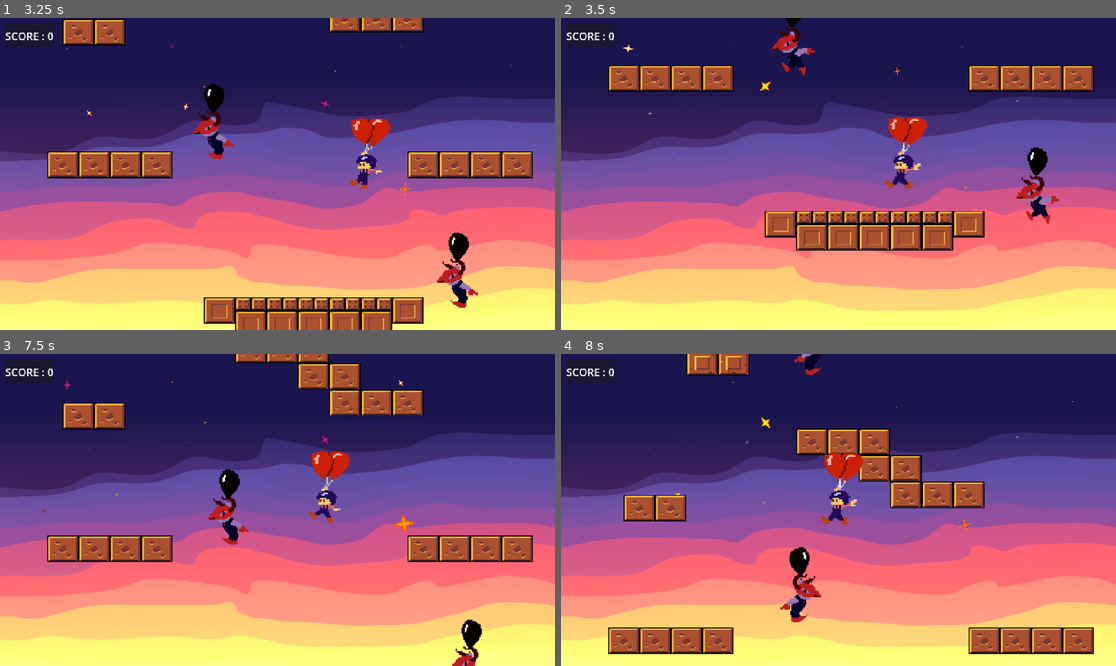
Above: before the commit, frames 1-4 (two rows, left to right).
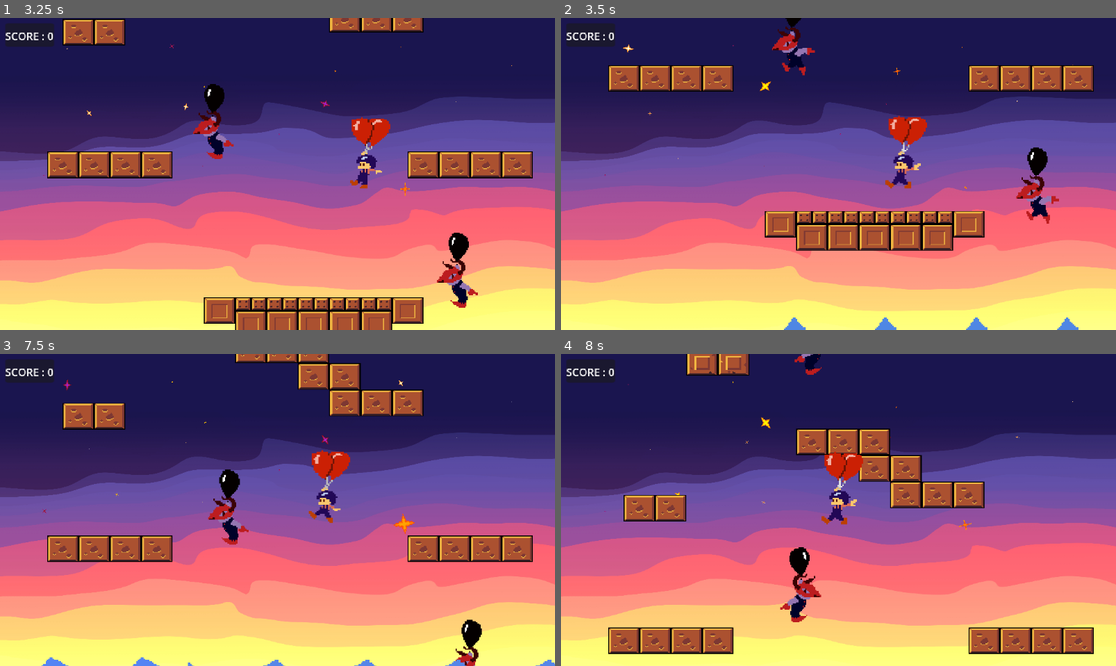
Above: after the commit, the same moments.

Repository: ifrit653/ballon-warrior
Game: Godot game, scene res://Scenes/main menu/main_menu.tscn
Same seed, same stepped clock (60 frames per second), same inputs: the game is played once before the commit and once after it.
Inputs:
- Up to frame 1 (3.25 s): click "Start game" at 0.5 s; tap Enter (ui_accept) at 1.25, 1.52, 1.82, 2.27, 2.57 s; hold Right (ui_right) 1.28-2.78 s; hold Left (ui_left) from 2.78 s (still down)
- Up to frame 2 (3.5 s): keep holding Left (ui_left)
- Up to frame 3 (7.5 s): release Left (ui_left) at 3.53 s; hold Right (ui_right) 3.53-5.03 s; tap Enter (ui_accept) at 3.77, 4.07, 4.52, 4.82, 5.27, 5.57, 6.77, 7.07 s; hold Left (ui_left) 5.03-5.78 s; hold Right (ui_right) 5.78-6.53 s; hold Left (ui_left) from 6.53 s (still down)
- Up to frame 4 (8 s): keep holding Left (ui_left); tap Enter (ui_accept) at 7.52, 7.82 s

Frame 1 is identical in both runs. In frame 2, 0.4% of the frame differs, in the area x 40-94%, y 95-100%; in frame 3, 0.3%; in frame 4, nothing differs.

Commit message:
add water level rising and game over screen

Diff:
--- /dev/null
+++ b/Assets/purple platform.tres
@@ -0,0 +1,6 @@
+[gd_resource type="TileSet" format=3 uid="uid://cfq83irs210i4"]
+
+[resource]
+resource_local_to_scene = true
+physics_layer_0/collision_layer = 1
+terrain_set_0/mode = 0
--- a/Scenes/killzone.tscn
+++ b/Scenes/killzone.tscn
@@ -1,6 +1,8 @@
-[gd_scene load_steps=2 format=3 uid="uid://c7paumlswgor8"]
+[gd_scene load_steps=4 format=3 uid="uid://c7paumlswgor8"]
 
 [ext_resource type="Script" uid="uid://brg1uq74xm2yq" path="res://Scripts/killzone.gd" id="1_jvagm"]
+[ext_resource type="FontFile" uid="uid://c1685htq57nnf" path="res://Assets/Tiles_pack/GomePixel-Rounded.otf" id="2_ca4vh"]
+[ext_resource type="Script" uid="uid://dcggy6ahg2gte" path="res://Scripts/game over.gd" id="3_on6up"]
 
 [node name="killzone" type="Area2D"]
 script = ExtResource("1_jvagm")
@@ -9,5 +11,24 @@
 wait_time = 0.6
 one_shot = true
 
+[node name="Label" type="Label" parent="."]
+anchors_preset = 8
+anchor_left = 0.5
+anchor_top = 0.5
+anchor_right = 0.5
+anchor_bottom = 0.5
+offset_left = 269.0
+offset_top = 944.0
+offset_right = 799.0
+offset_bottom = 1044.0
+grow_horizontal = 2
+grow_vertical = 2
+theme_override_fonts/font = ExtResource("2_ca4vh")
+theme_override_font_sizes/font_size = 100
+text = "GAME OVER"
+horizontal_alignment = 1
+vertical_alignment = 1
+script = ExtResource("3_on6up")
+
 [connection signal="body_entered" from="." to="." method="_on_body_entered"]
 [connection signal="timeout" from="Timer" to="." method="_on_timer_timeout"]
--- a/Scenes/main_test.tscn
+++ b/Scenes/main_test.tscn
@@ -13,6 +13,7 @@
 [ext_resource type="PackedScene" uid="uid://bbw5n435b4tgq" path="res://Scenes/enemy.tscn" id="9_lfr2x"]
 [ext_resource type="PackedScene" uid="uid://inwnui858at5" path="res://Scenes/berserker_enemy.tscn" id="11_0xk2i"]
 [ext_resource type="Script" uid="uid://b7segp33qinbl" path="res://Scenes/berserker_enemy.gd" id="12_hinp3"]
+[ext_resource type="PackedScene" uid="uid://cdqo7wmuqiw75" path="res://Scenes/vagues.tscn" id="14_hinp3"]
 
 [sub_resource type="AtlasTexture" id="AtlasTexture_dpebp"]
 atlas = ExtResource("2_mx8ng")
@@ -78,7 +79,6 @@
 
 [node name="star7" type="AnimatedSprite2D" parent="CanvasLayer/Node"]
 position = Vector2(675, 179)
-scale = Vector2(1, 1)
 sprite_frames = SubResource("SpriteFrames_1klhd")
 autoplay = "default"
 frame_progress = 0.495909
@@ -241,16 +241,6 @@
 limit_bottom = 830
 limit_smoothed = true
 script = ExtResource("3_mx8ng")
-
-[node name="killzone" parent="." instance=ExtResource("5_0xk2i")]
-
-[node name="CollisionShape2D" type="CollisionShape2D" parent="killzone"]
-position = Vector2(506, 980)
-shape = SubResource("WorldBoundaryShape2D_21xkr")
-
-[node name="AudioStreamPlayer" type="AudioStreamPlayer" parent="killzone"]
-stream = ExtResource("6_hinp3")
-autoplay = true
 
 [node name="Game Manager" type="Node" parent="."]
 unique_name_in_owner = true
@@ -280,6 +270,19 @@
 horizontal_alignment = 1
 vertical_alignment = 1
 
+[node name="Vagues" parent="." instance=ExtResource("14_hinp3")]
+z_index = 3
+position = Vector2(-164, 866)
+scale = Vector2(2.95049, 2.80738)
+
+[node name="killzone" parent="Vagues" instance=ExtResource("5_0xk2i")]
+position = Vector2(55.584, -308.473)
+scale = Vector2(0.338927, 0.356204)
+
+[node name="CollisionShape2D" type="CollisionShape2D" parent="Vagues/killzone"]
+position = Vector2(506, 980)
+shape = SubResource("WorldBoundaryShape2D_21xkr")
+
 [node name="Platforms" type="Node2D" parent="."]
 
 [node name="Node2D" parent="Platforms" instance=ExtResource("11_0xk2i")]
--- /dev/null
+++ b/Scenes/vague_solo.tscn
@@ -0,0 +1,37 @@
+[gd_scene load_steps=6 format=3 uid="uid://1awl6p8b25v1"]
+
+[ext_resource type="Texture2D" uid="uid://ceg3he43x2vgc" path="res://Assets/Tiles_pack/vagues01.png" id="1_ax7ul"]
+[ext_resource type="Texture2D" uid="uid://dmyhbrrxgy12w" path="res://Assets/Tiles_pack/vagues03.png" id="2_6vcfj"]
+[ext_resource type="Texture2D" uid="uid://db87v0mxpep3t" path="res://Assets/Tiles_pack/vagues05.png" id="3_sve0l"]
+[ext_resource type="Texture2D" uid="uid://ddw3clacvasbe" path="res://Assets/Tiles_pack/vagues07.png" id="4_2kijb"]
+
+[sub_resource type="SpriteFrames" id="SpriteFrames_udgyp"]
+animations = [{
+"frames": [{
+"duration": 1.0,
+"texture": ExtResource("1_ax7ul")
+}, {
+"duration": 1.0,
+"texture": ExtResource("2_6vcfj")
+}, {
+"duration": 1.0,
+"texture": ExtResource("3_sve0l")
+}, {
+"duration": 1.0,
+"texture": ExtResource("4_2kijb")
+}, {
+"duration": 1.0,
+"texture": ExtResource("3_sve0l")
+}, {
+"duration": 1.0,
+"texture": ExtResource("2_6vcfj")
+}],
+"loop": true,
+"name": &"default",
+"speed": 8.0
+}]
+
+[node name="AnimatedSprite2D" type="AnimatedSprite2D"]
+sprite_frames = SubResource("SpriteFrames_udgyp")
+autoplay = "default"
+frame_progress = 0.443018
--- /dev/null
+++ b/Scenes/vagues.tscn
@@ -0,0 +1,50 @@
+[gd_scene load_steps=3 format=3 uid="uid://cdqo7wmuqiw75"]
+
+[ext_resource type="PackedScene" uid="uid://1awl6p8b25v1" path="res://Scenes/vague_solo.tscn" id="1_4u8ej"]
+[ext_resource type="Script" uid="uid://c8up7edl43ljb" path="res://Scripts/vagues.gd" id="1_ry2mt"]
+
+[node name="Vagues" type="Node2D"]
+position = Vector2(256, 680)
+script = ExtResource("1_ry2mt")
+
+[node name="AnimatedSprite2D" parent="." instance=ExtResource("1_4u8ej")]
+position = Vector2(10, -7)
+
+[node name="AnimatedSprite2D2" parent="." instance=ExtResource("1_4u8ej")]
+position = Vector2(74, -7)
+
+[node name="AnimatedSprite2D3" parent="." instance=ExtResource("1_4u8ej")]
+position = Vector2(138, -7)
+
+[node name="AnimatedSprite2D4" parent="." instance=ExtResource("1_4u8ej")]
+position = Vector2(202, -7)
+frame_progress = 0.813792
+
+[node name="AnimatedSprite2D5" parent="." instance=ExtResource("1_4u8ej")]
+position = Vector2(266, -7)
+frame_progress = 0.813792
+
+[node name="AnimatedSprite2D6" parent="." instance=ExtResource("1_4u8ej")]
+position = Vector2(330, -7)
+frame_progress = 0.813792
+
+[node name="AnimatedSprite2D7" parent="." instance=ExtResource("1_4u8ej")]
+position = Vector2(394, -7)
+frame_progress = 0.813792
+
+[node name="AnimatedSprite2D8" parent="." instance=ExtResource("1_4u8ej")]
+position = Vector2(458, -7)
+frame_progress = 0.813792
+
+[node name="AnimatedSprite2D9" parent="." instance=ExtResource("1_4u8ej")]
+position = Vector2(522, -7)
+frame_progress = 0.813792
+
+[node name="ColorRect" type="ColorRect" parent="."]
+offset_left = -22.0
+offset_top = 25.0
+offset_right = 18.0
+offset_bottom = 65.0
+scale = Vector2(14.4327, 27.9573)
+color = Color(0.364706, 0.403922, 0.67451, 1)
+metadata/_edit_use_anchors_ = true
--- /dev/null
+++ b/Scripts/game over.gd
@@ -0,0 +1 @@
+extends Label
--- a/Scripts/killzone.gd
+++ b/Scripts/killzone.gd
@@ -1,15 +1,21 @@
 extends Area2D
 
 @onready var timer: Timer = $Timer
-@onready var audio_stream_player: AudioStreamPlayer = $AudioStreamPlayer
-@onready var bg_music: AudioStreamPlayer = $"../bg_music"
+@onready var game_over_label: Label = $Label
 
+func _ready():
+	# Hide the game over label at start
+	if game_over_label:
+		game_over_label.visible = false
 
-func _on_body_entered(body: Node2D) -> void:
+func _on_body_entered(body: CharacterBody2D) -> void:
+	# Show game over label
+	if game_over_label:
+		game_over_label.visible = true
+
+	# Start 5-second timer for restart
+	timer.wait_time = 3.0
 	timer.start()
-	bg_music.stop()
-	audio_stream_player.play()
-	await get_tree().create_timer(0.5).timeout
 
 func _on_timer_timeout() -> void:
 	get_tree().reload_current_scene()
--- /dev/null
+++ b/Scripts/vagues.gd
@@ -0,0 +1,60 @@
+extends Node2D
+
+# Movement parameters
+@export var initial_speed: float = 25.0  # Starting speed (pixels per second)
+@export var acceleration: float = 10.0   # How fast the speed increases
+@export var max_speed: float = 100.0     # Maximum speed limit (optional)
+
+# Internal variables
+var current_speed: float
+var is_moving: bool = false
+
+func _ready():
+	current_speed = initial_speed
+	start_movement()
+
+func start_movement():
+	is_moving = true
+
+func stop_movement():
+	is_moving = false
+
+func reset_movement():
+	current_speed = initial_speed
+	elapsed_time = 0.0
+	is_moving = false
+
+func _process(delta):
+	if is_moving:
+		# Increase speed over time
+		current_speed += acceleration * delta
+
+		# Optional: Cap the maximum speed
+		if max_speed > 0:
+			current_speed = min(current_speed, max_speed)
+
+		# Move the block upward (negative Y direction)
+		position.y -= current_speed * delta
+
+# Optional: Stop when reaching a certain height
+func _check_bounds():
+	# Example: Stop when block reaches Y position -1000
+	if position.y <= -1000:
+		stop_movement()
+
+# Track elapsed time for curve-based acceleration
+var elapsed_time: float = 0.0
+
+# Alternative version with easing curve for smoother acceleration
+func _process_with_curve(delta):
+	if is_moving:
+		elapsed_time += delta
+
+		# Use a quadratic curve for smooth acceleration
+		var speed_multiplier = pow(elapsed_time * 0.1, 2)
+		current_speed = initial_speed + (speed_multiplier * acceleration)
+
+		if max_speed > 0:
+			current_speed = min(current_speed, max_speed)
+
+		position.y -= current_speed * delta
Binary file added: Assets/Tiles_pack/vagues01.png
Not shown, added: Assets/Tiles_pack/vagues01.png.import
Binary file added: Assets/Tiles_pack/vagues03.png
Not shown, added: Assets/Tiles_pack/vagues03.png.import
Binary file added: Assets/Tiles_pack/vagues05.png
Not shown, added: Assets/Tiles_pack/vagues05.png.import
Binary file added: Assets/Tiles_pack/vagues07.png
Not shown, added: Assets/Tiles_pack/vagues07.png.import
Not shown: 1 places in Scenes/main_test.tscn that only renumber resources
Not shown, added: Scripts/game over.gd.uid
Not shown, added: Scripts/vagues.gd.uid
